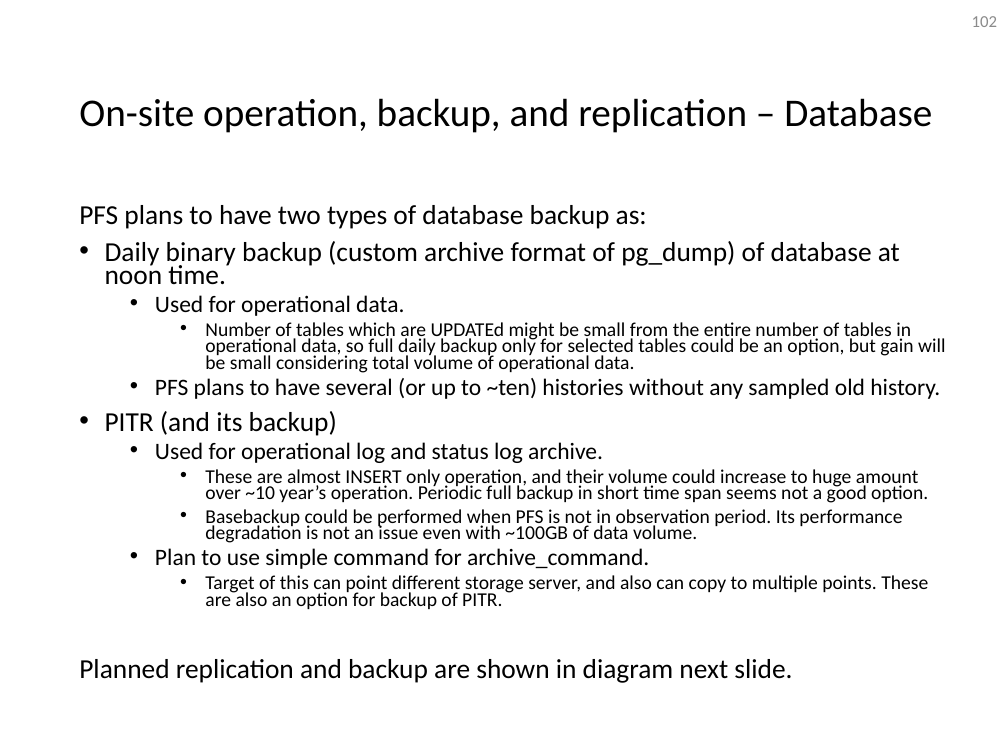
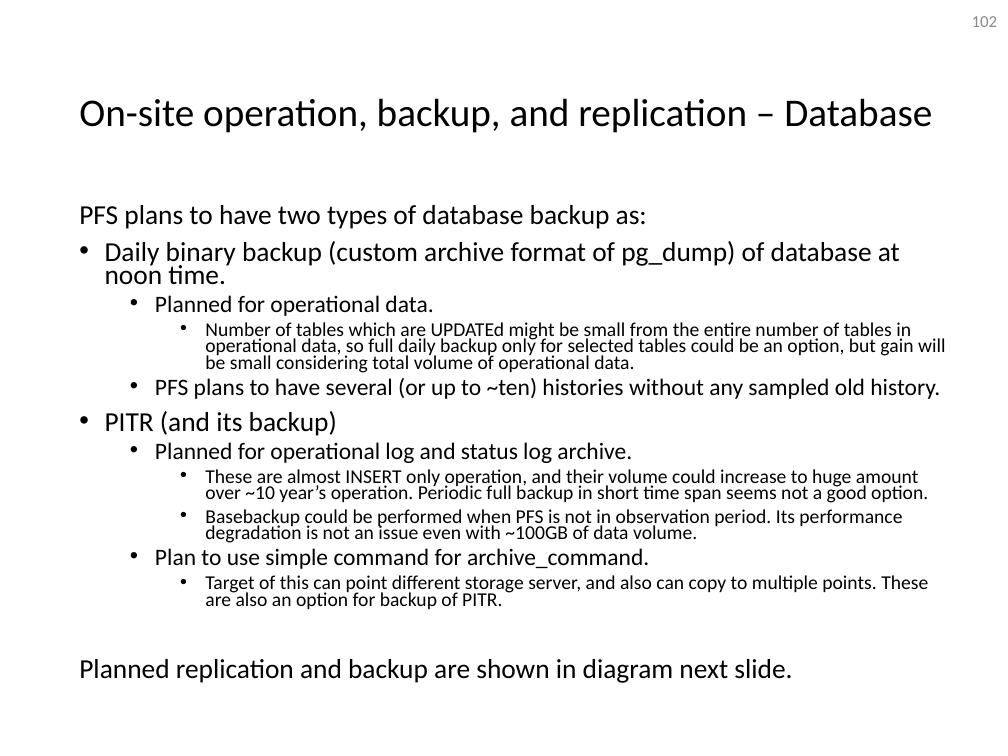
Before and after one commit to Subaru-PFS/ics_doc, a slide deck: slide 102 of SSN-00029.pptx. Drawn at 1008x756 pixels with LibreOffice and Linux fonts; fonts in the diff are those of the drawing. Boxes give left, top, right and bottom in pixels: in the first picture for what was removed or moved away, otherwise in the second. Text is boxed around its words. In the diff, an @@ line names an element or a change of style, - is before the commit and + after.

Commit message:
Final version to be used at review meeting.

```diff
--- a/SSN-00029.pptx
+++ b/SSN-00029.pptx
@@ text at (155, 295, 433, 316): text changed @@
-  • Used for operational data.
+  • Planned for operational data.
@@ text at (155, 442, 632, 463): text changed @@
-  • Used for operational log and status log archive.
+  • Planned for operational log and status log archive.
```
Also in this commit, not shown: 10 other slides changed.
